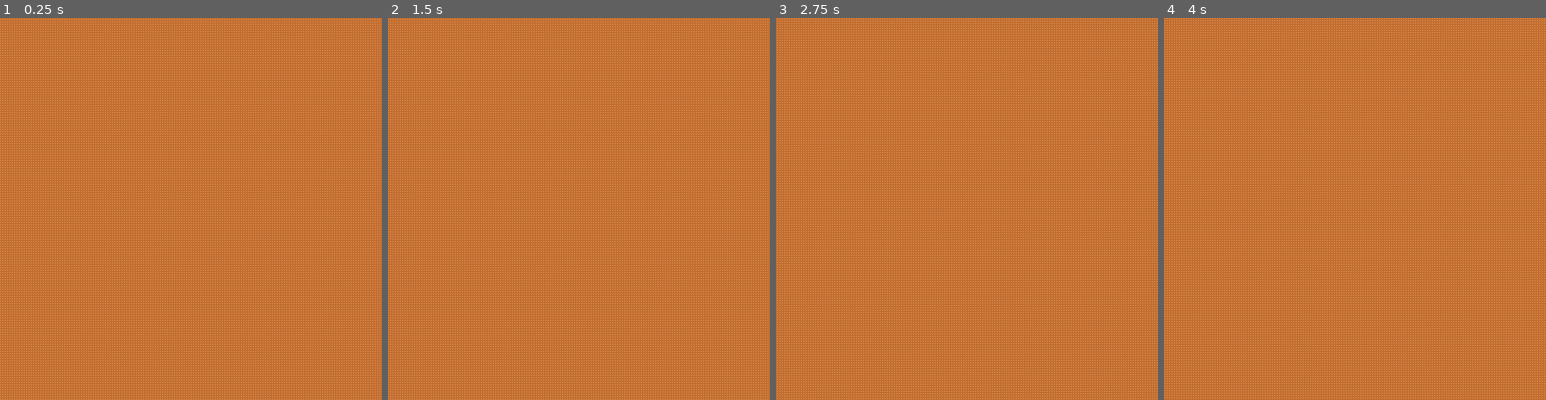
Above: before the commit, frames 1-4 (left to right).
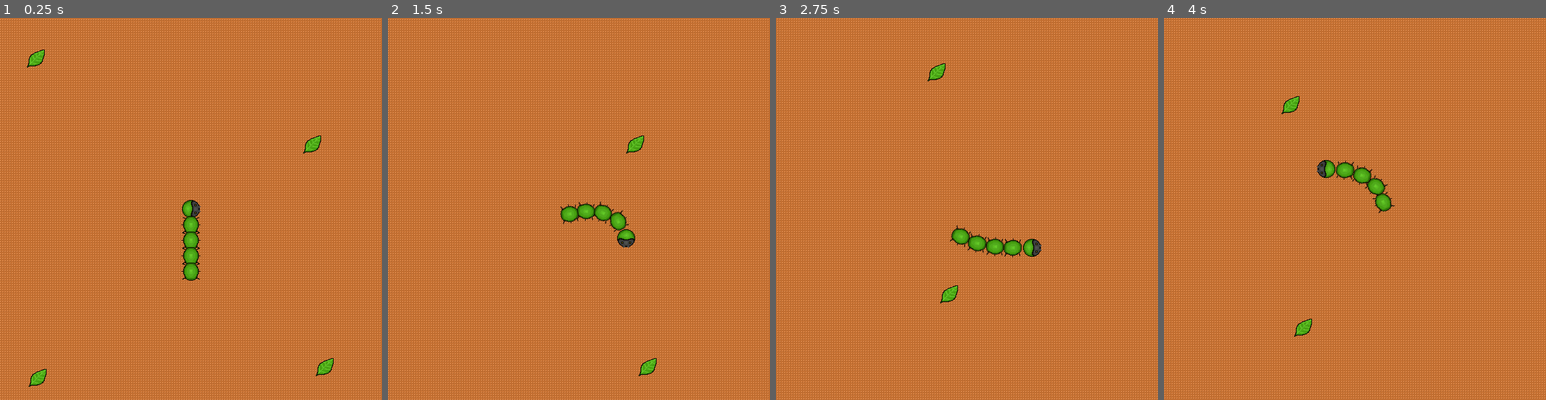
Above: after the commit, the same moments.

Repository: thatnick/grow-grow
Game: Godot game, scene res://scenes/Main.tscn
Two runs of this game, one before a commit and one after it. Both use one fixed random seed, a clock stepped at 60 frames per second and the inputs below.
Inputs:
- Up to frame 1 (0.25 s): no input
- Up to frame 2 (1.5 s): tap Enter at 0.5 s; hold Right (ui_right) 0.53-1.28 s; hold Down (ui_down) from 1.28 s (still down)
- Up to frame 3 (2.75 s): release Down (ui_down) at 2.03 s; hold Right (ui_right) from 2.03 s (still down)
- Up to frame 4 (4 s): release Right (ui_right) at 2.78 s; hold Up (ui_up) 2.78-3.53 s; hold Left (ui_left) from 3.53 s (still down)

The runs differ from the first frame. In frame 1, 1.3% of the frame differs, in the area x 7-88%, y 8-97%; in frame 2, 1.1%; in frame 3, 1.2%; in frame 4, 1.2%.

Commit message:
Fix main merge issue

Diff:
--- a/scenes/Main.tscn
+++ b/scenes/Main.tscn
@@ -4,8 +4,6 @@
 [ext_resource path="res://scenes/Collectable.tscn" type="PackedScene" id=2]
 [ext_resource path="res://scripts/Main.gd" type="Script" id=3]
 [ext_resource path="res://scenes/Enemy.tscn" type="PackedScene" id=4]
-[ext_resource path="res://scenes/TileMap.tscn" type="PackedScene" id=5]
-[ext_resource path="res://scenes/HUD.tscn" type="PackedScene" id=6]
 [ext_resource path="res://scenes/EnemyTimer.tscn" type="PackedScene" id=5]
 [ext_resource path="res://scenes/Background.tscn" type="PackedScene" id=6]
 
@@ -32,7 +30,6 @@
 [node name="Enemy" parent="." instance=ExtResource( 4 )]
 position = Vector2( 66.243, 388.051 )
 
-[node name="HUD" parent="." instance=ExtResource( 6 )]
 [node name="EnemyTimer" parent="." instance=ExtResource( 5 )]
 
 [connection signal="collected" from="Collectable" to="Player" method="_on_Collectable_collected"]
